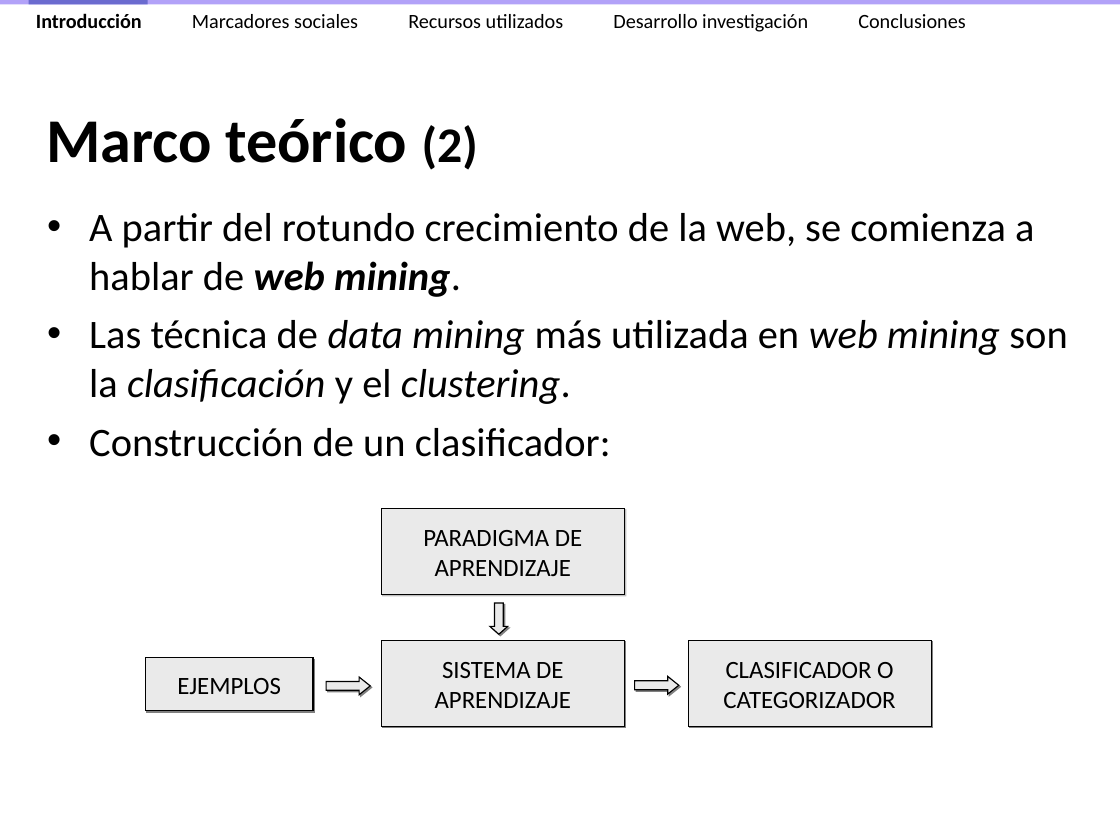
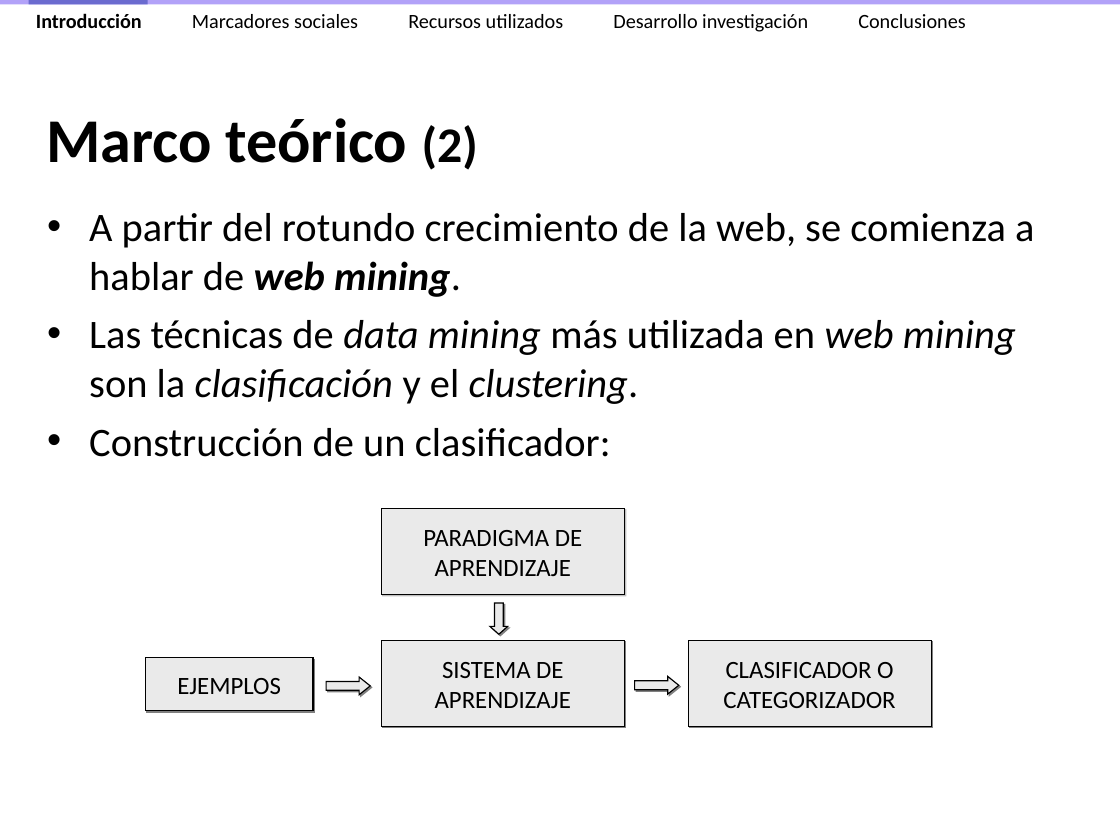
Before and after one commit to ak907kenai/nicotournetesis, a slide deck: slide 6 of docs_trunk/Presentación/Nicolás Tourné - Presentación Tesis (v2.2).ppt. Drawn at 1120x840 pixels with LibreOffice and Linux fonts; fonts in the diff are those of the drawing. Boxes give left, top, right and bottom in pixels: in the first picture for what was removed or moved away, otherwise in the second. Text is boxed around its words. In the diff, an @@ line names an element or a change of style, - is before the commit and + after.

```diff
--- a/docs_trunk/Presentación/Nicolás Tourné - Presentación Tesis (v2.2).ppt
+++ b/docs_trunk/Presentación/Nicolás Tourné - Presentación Tesis (v2.2).ppt
@@ text at [89, 320, 1016, 404]: text changed @@
-• Las técnica de data mining más utilizada en web mining son la clasificación y el clustering.
+• Las técnicas de data mining más utilizada en web mining son la clasificación y el clustering.
```
Also in this commit, not shown: 2 other files.
